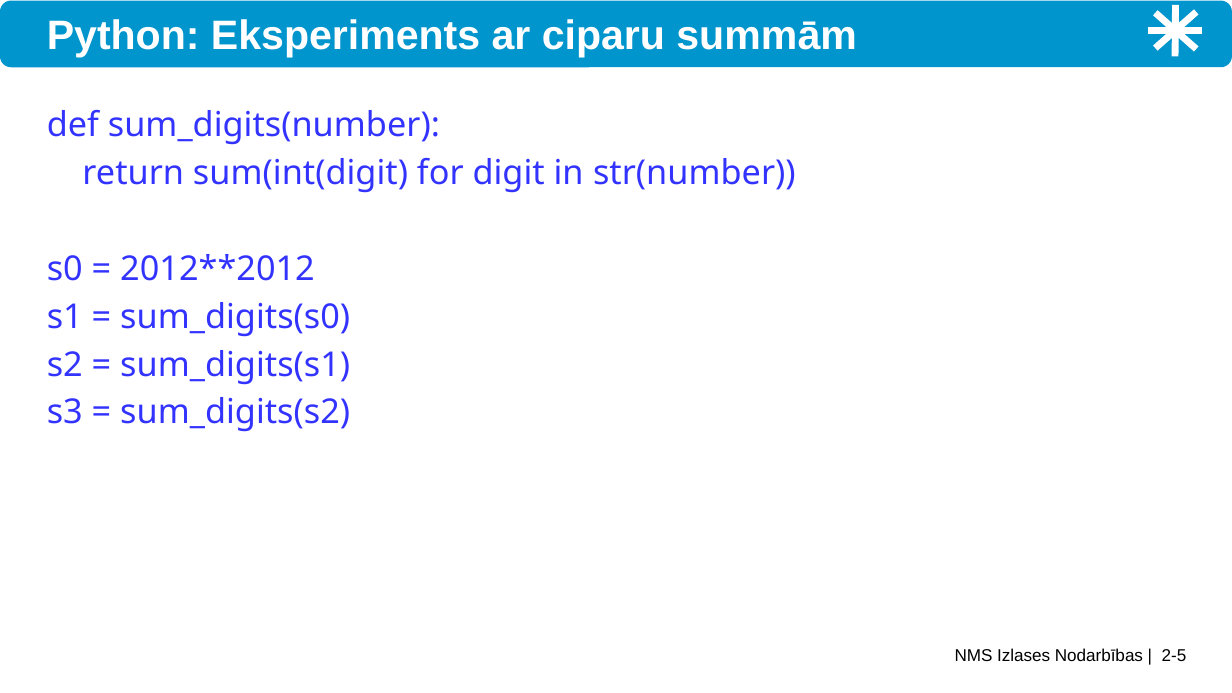
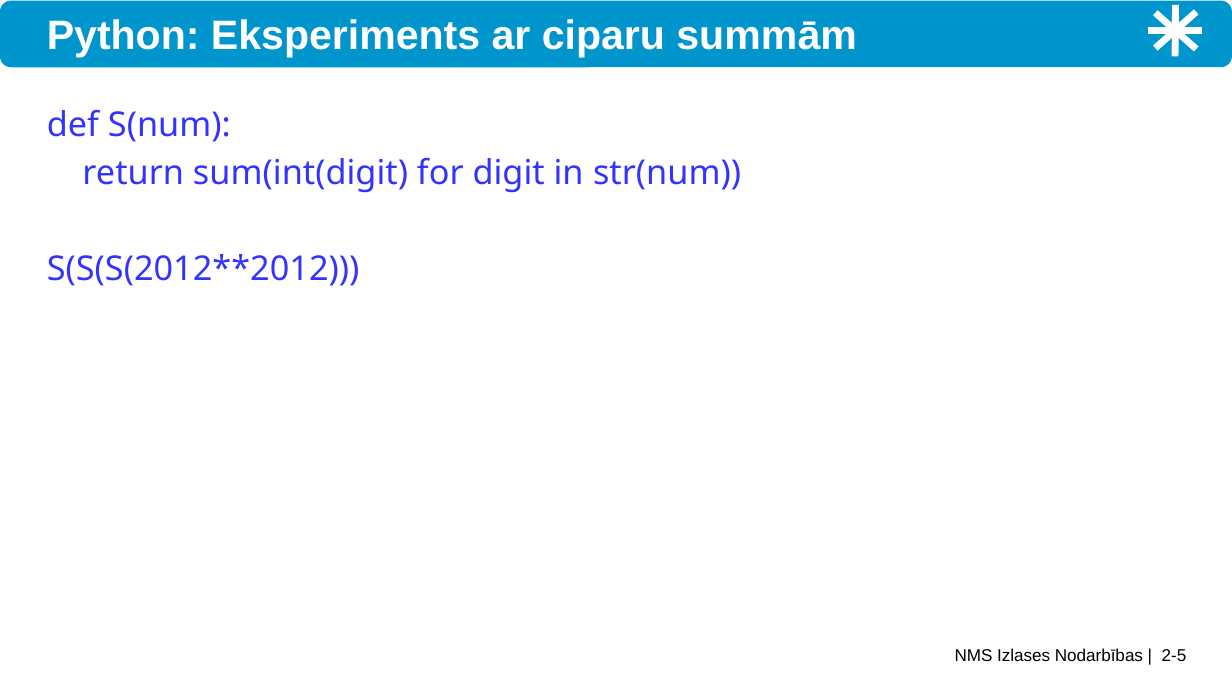
Before and after one commit to kapsitis/nms-courses, a slide deck: slide 5 of legacy-slides/ntjun02-modular-arithmetic.pptx. Drawn at 1232x693 pixels with LibreOffice and Linux fonts; fonts in the diff are those of the drawing. Boxes give left, top, right and bottom in pixels: in the first picture for what was removed or moved away, otherwise in the second. Text is boxed around its words. In the diff, an @@ line names an element or a change of style, - is before the commit and + after.

```diff
--- a/legacy-slides/ntjun02-modular-arithmetic.pptx
+++ b/legacy-slides/ntjun02-modular-arithmetic.pptx
@@ text at (47, 110, 741, 286): text changed @@
-def sum_digits(number):
-return sum(int(digit) for digit in str(number))
-s0 = 2012**2012
-s1 = sum_digits(s0)
-s2 = sum_digits(s1)
-s3 = sum_digits(s2)
+def S(num):
+return sum(int(digit) for digit in str(num))
+S(S(S(2012**2012)))
```
Also in this commit, not shown: 1 other slide changed, 45 other files.
